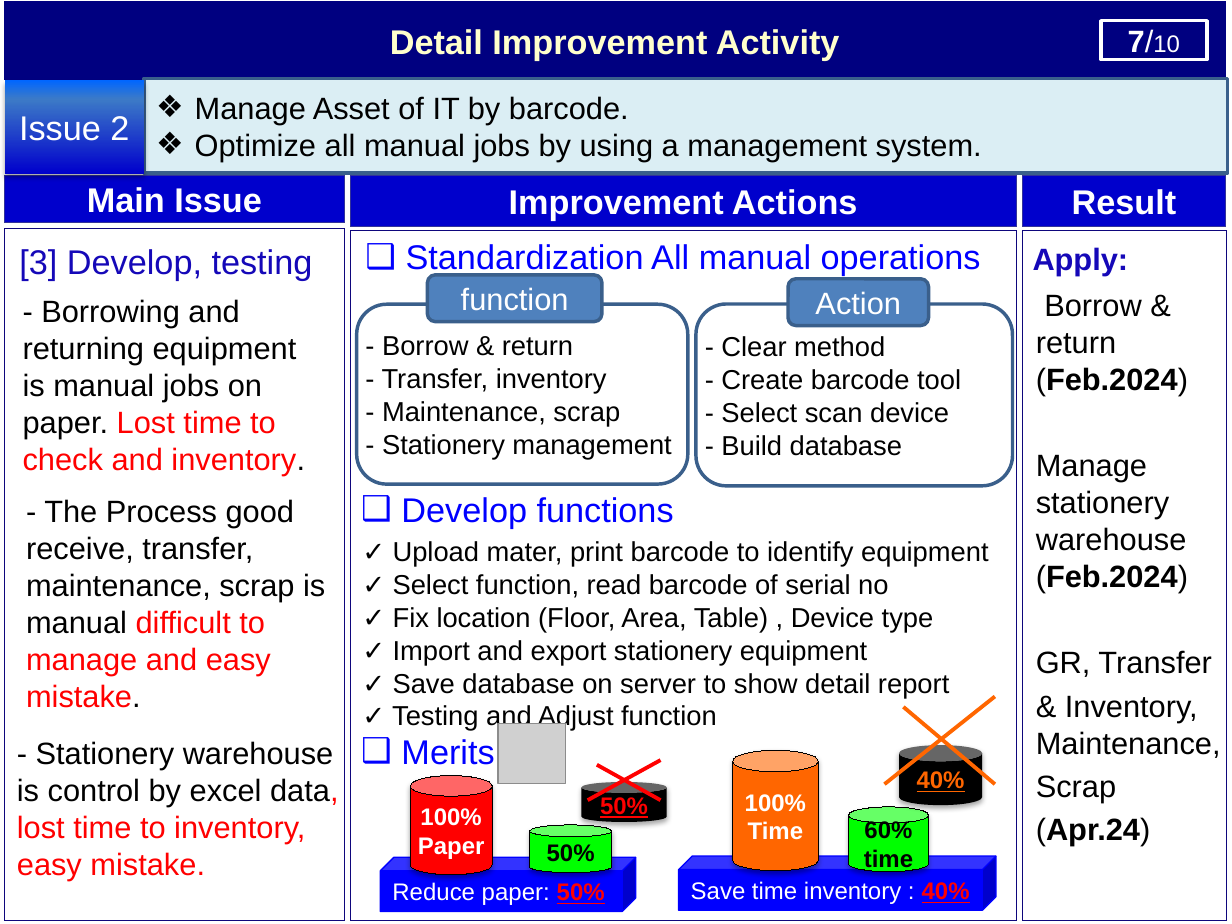
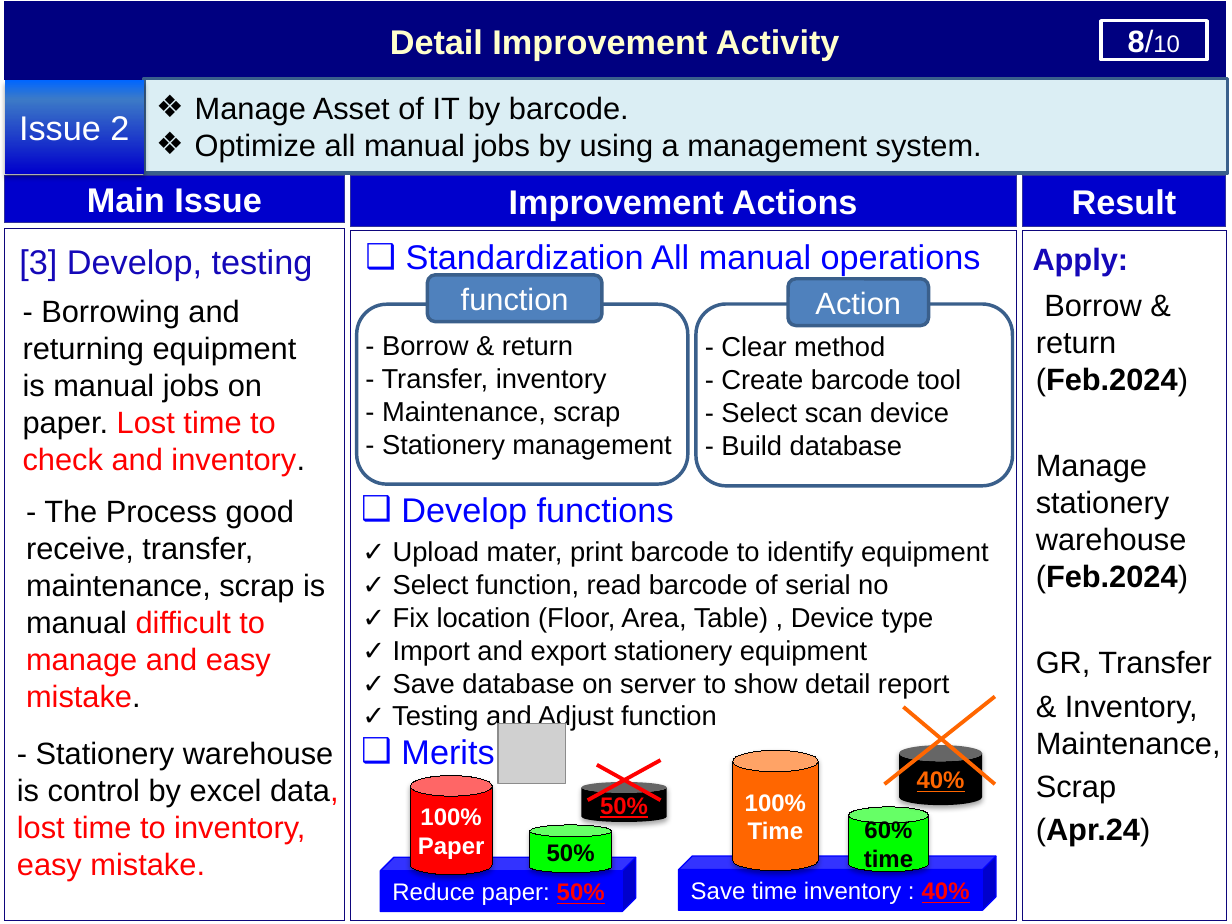
Before and after one commit to thietbicongnghevietnam/ReportPSNV, a slide deck: slide 9 of Report_test.pptx (slide 8 before the commit). Drawn at 1232x924 pixels with LibreOffice and Linux fonts; fonts in the diff are those of the drawing; grey boxes stand for pictures. Boxes give left, top, right and bottom in pixels: in the first picture for what was removed or moved away, otherwise in the second. Text is boxed around its words. In the diff, an @@ line names an element or a change of style, - is before the commit and + after.

```diff
--- a/Report_test.pptx
+++ b/Report_test.pptx
@@ text in rectangle at <box>1128,29,1180,53</box>: text changed @@
-7/10
+8/10
```
Also in this commit, not shown: 8 other slides changed, 1 slide added.
